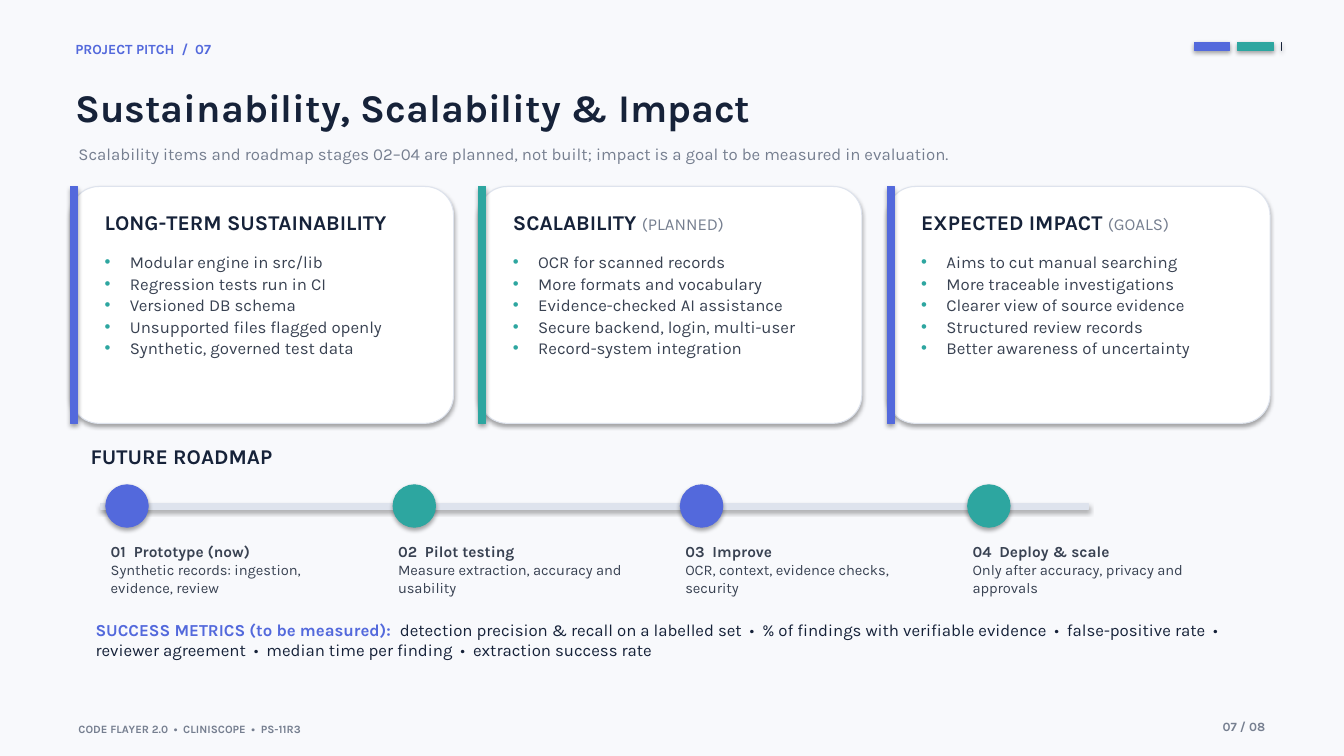
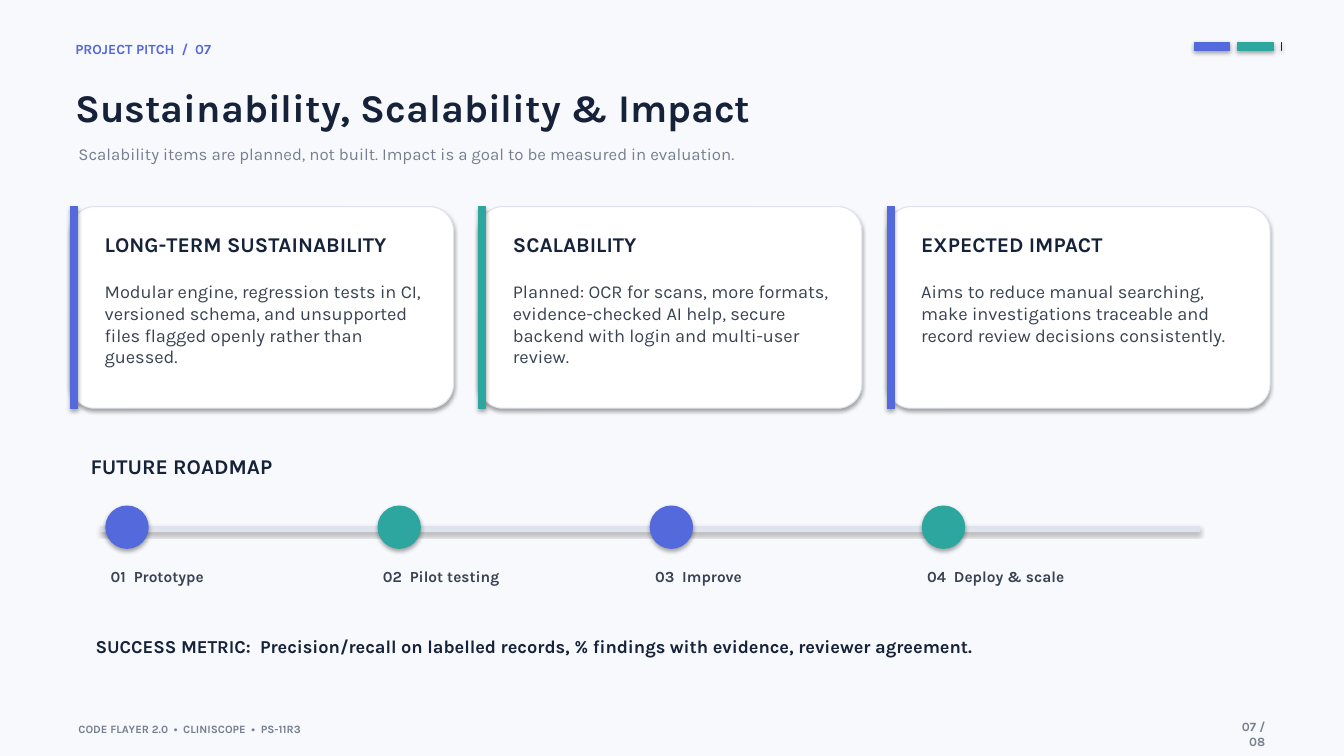
Before and after one commit to anirudhleetcode-max/cliniscope-healthcare-contradiction-detector, a slide deck: slide 7 of presentation/CLINISCOPE_PS11R3_Hackathon_Presentation.pptx. Drawn at 1344x756 pixels with LibreOffice and Linux fonts; fonts in the diff are those of the drawing. Boxes give left, top, right and bottom in pixels: in the first picture for what was removed or moved away, otherwise in the second. Text is boxed around its words. In the diff, an @@ line names an element or a change of style, - is before the commit and + after.

```diff
--- a/presentation/CLINISCOPE_PS11R3_Hackathon_Presentation.pptx
+++ b/presentation/CLINISCOPE_PS11R3_Hackathon_Presentation.pptx
@@ text at (78,148,734,164): text changed @@
-Scalability items and roadmap stages 02–04 are planned, not built; impact is a goal to be measured in evaluation.
+Scalability items are planned, not built. Impact is a goal to be measured in evaluation.
@@ rounded rectangle: place and size @@
-rounded rectangle at (71,187,454,423)
+rounded rectangle at (71,207,454,408)
@@ rectangle: place and size @@
-rectangle at (71,187,78,423)
+rectangle at (71,207,78,408)
@@ rounded rectangle: place and size @@
-rounded rectangle at (479,187,862,423)
+rounded rectangle at (479,207,862,408)
@@ rectangle: place and size @@
-rectangle at (479,187,486,423)
+rectangle at (479,207,486,408)
@@ rounded rectangle: place and size @@
-rounded rectangle at (887,187,1270,423)
+rounded rectangle at (887,207,1270,408)
@@ rectangle: place and size @@
-rectangle at (887,187,894,423)
+rectangle at (887,207,894,408)
@@ text "LONG-TERM SUSTAINABILITY": place and size @@
-text "LONG-TERM SUSTAINABILITY" at (105,216,386,231)
+text "LONG-TERM SUSTAINABILITY" at (105,238,386,253)
@@ text at (513,238,636,253): text changed @@
-SCALABILITY (PLANNED)
+SCALABILITY
@@ text at (921,238,1103,253): text changed @@
-EXPECTED IMPACT (GOALS)
+EXPECTED IMPACT
@@ text at (105,285,421,368): text changed; size 12 to 13 pt @@
-• Modular engine in src/lib
-• Regression tests run in CI
-• Versioned DB schema
-• Unsupported files flagged openly
-• Synthetic, governed test data
+Modular engine, regression tests in CI, versioned schema, and unsupported files flagged openly rather than guessed.
@@ text at (513,285,828,363): text changed; size 12 to 13 pt @@
-• OCR for scanned records
-• More formats and vocabulary
-• Evidence-checked AI assistance
-• Secure backend, login, multi-user
-• Record-system integration
+Planned: OCR for scans, more formats, evidence-checked AI help, secure backend with login and multi-user review.
@@ text at (921,285,1225,347): text changed; size 12 to 13 pt @@
-• Aims to cut manual searching
-• More traceable investigations
-• Clearer view of source evidence
-• Structured review records
-• Better awareness of uncertainty
+Aims to reduce manual searching, make investigations traceable and record review decisions consistently.
@@ text "FUTURE ROADMAP": place and size @@
-text "FUTURE ROADMAP" at (91,450,272,465)
+text "FUTURE ROADMAP" at (91,460,272,475)
@@ ellipse: place and size @@
-ellipse at (106,485,148,527)
+ellipse at (106,506,148,548)
@@ ellipse: place and size @@
-ellipse at (393,485,436,527)
+ellipse at (378,506,420,548)
@@ ellipse: place and size @@
-ellipse at (681,485,723,527)
+ellipse at (650,506,693,548)
@@ ellipse: place and size @@
-ellipse at (968,485,1010,527)
+ellipse at (923,506,965,548)
@@ rectangle: place and size @@
-rectangle at (101,504,1089,509)
+rectangle at (101,526,1200,531)
@@ text "02 Pilot testing": place and size @@
-text "02 Pilot testing" at (398,546,622,597)
+text "02 Pilot testing" at (383,571,499,586)
@@ text at (398,565,622,597): paragraph removed @@
-Measure extraction, accuracy and usability
@@ text "03 Improve": place and size @@
-text "03 Improve" at (685,547,889,597)
+text "03 Improve" at (655,572,742,586)
@@ text at (685,565,889,597): paragraph removed @@
-OCR, context, evidence checks, security
@@ text "04 Deploy & scale": place and size @@
-text "04 Deploy & scale" at (973,546,1183,597)
+text "04 Deploy & scale" at (927,571,1064,586)
@@ text at (973,565,1183,597): paragraph removed @@
-Only after accuracy, privacy and approvals
@@ text at (111,572,204,586): text changed; size 10.5 to 11 pt; bold on @@
-01 Prototype (now)
-Synthetic records: ingestion, evidence, review
+01 Prototype
@@ text at (96,639,972,658): text changed; size 12 to 13 pt; bold on @@
-SUCCESS METRICS (to be measured): detection precision & recall on a labelled set • % of findings with verifiable evidence • false-positive rate • reviewer agreement • median time per finding • extraction success rate
+SUCCESS METRIC: Precision/recall on labelled records, % findings with evidence, reviewer agreement.
@@ text "07 / 08" rewrapped from (1223,722,1265,731) to (1242,723,1265,746) @@
```
Also in this commit, not shown: 7 other slides changed, 3 other files.
